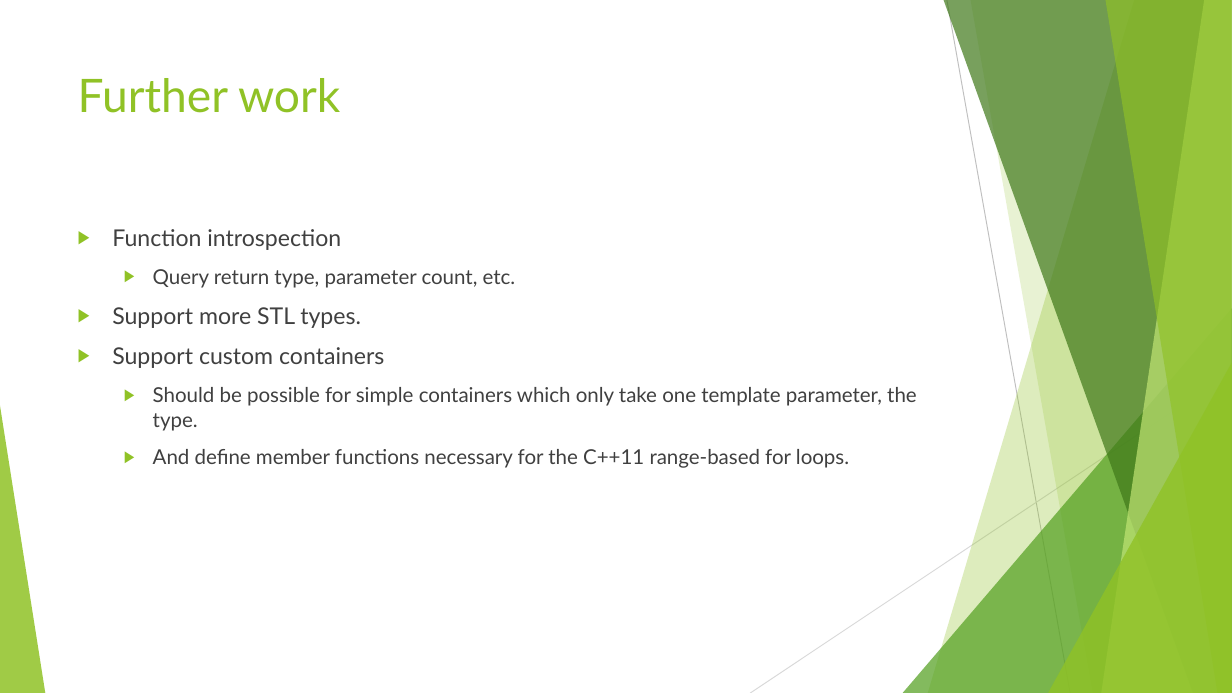
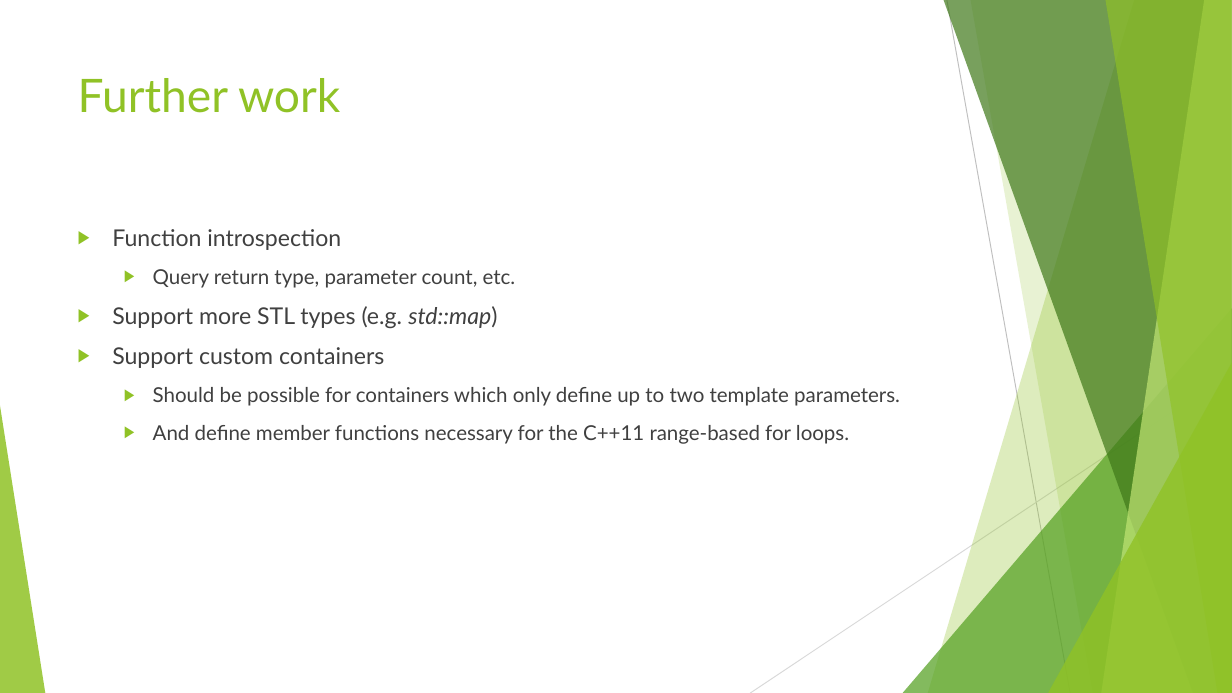
Before and after one commit to CaptainSeagull/Preprocessor-Honours, a slide deck: slide 8 of presentation.pptx (slide 12 before the commit). Drawn at 1232x693 pixels with LibreOffice and Linux fonts; fonts in the diff are those of the drawing. Boxes give left, top, right and bottom in pixels: in the first picture for what was removed or moved away, otherwise in the second. Text is boxed around its words. In the diff, an @@ line names an element or a change of style, - is before the commit and + after.

```diff
--- a/presentation.pptx
+++ b/presentation.pptx
@@ text at (x1=112, y1=306, x2=497, y2=328): text changed @@
-▶ Support more STL types.
+▶ Support more STL types (e.g. std::map)
@@ text at (x1=153, y1=387, x2=900, y2=406): text changed @@
-  ▶ Should be possible for simple containers which only take one template parameter, the type.
+  ▶ Should be possible for containers which only define up to two template parameters.
```
Also in this commit, not shown: 4 other slides changed, 1 slide added, 5 slides removed.
